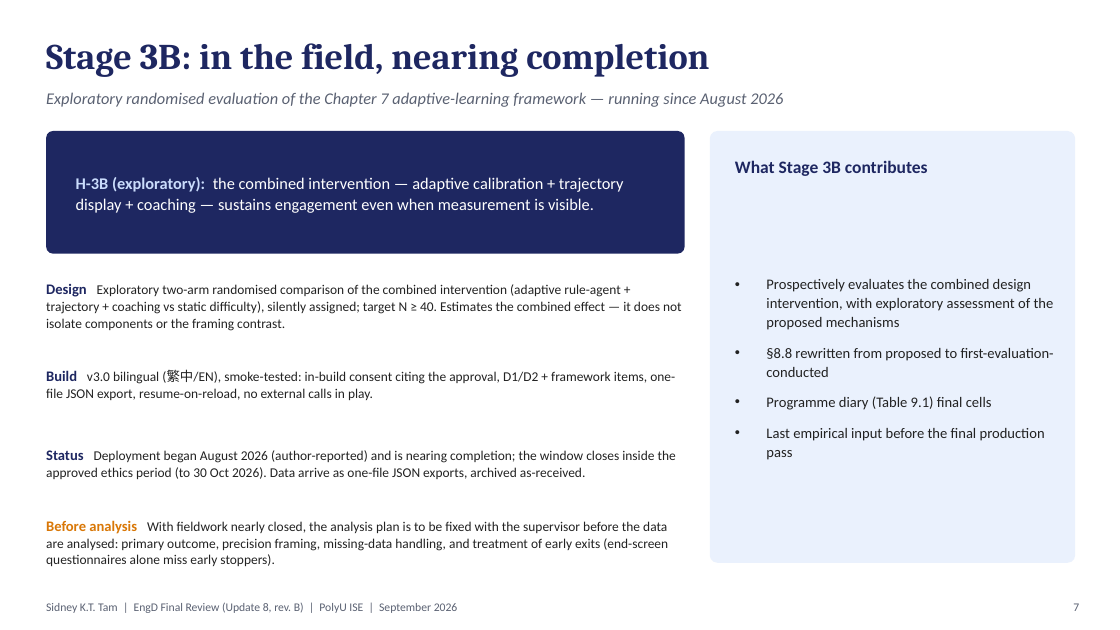
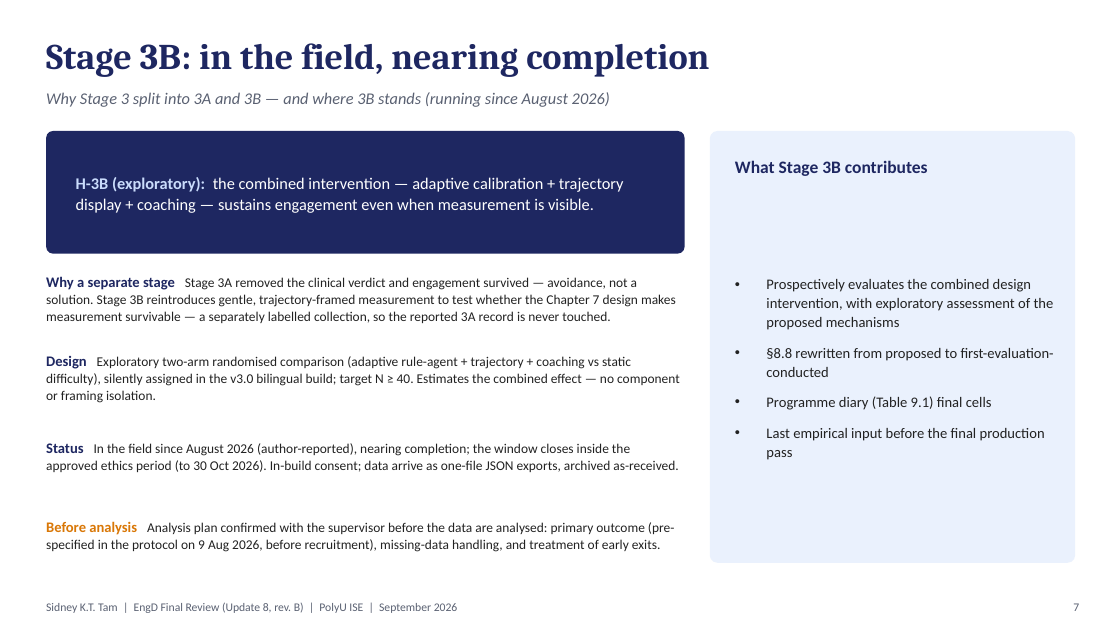
Before and after one commit to leicatam/gamification, a slide deck: slide 7 of docs/presentations/EngD_Update_8_Final_Review_September2026_revB.pptx. Drawn at 1120x630 pixels with LibreOffice and Linux fonts; fonts in the diff are those of the drawing. Boxes give left, top, right and bottom in pixels: in the first picture for what was removed or moved away, otherwise in the second. Text is boxed around its words. In the diff, an @@ line names an element or a change of style, - is before the commit and + after.

```diff
--- a/docs/presentations/EngD_Update_8_Final_Review_September2026_revB.pptx
+++ b/docs/presentations/EngD_Update_8_Final_Review_September2026_revB.pptx
@@ text at <box>46,92,610,107</box>: text changed @@
-Exploratory randomised evaluation of the Chapter 7 adaptive-learning framework — running since August 2026
+Why Stage 3 split into 3A and 3B — and where 3B stands (running since August 2026)
@@ text at <box>46,276,676,323</box>: text changed @@
-Design Exploratory two-arm randomised comparison of the combined intervention (adaptive rule-agent + trajectory + coaching vs static difficulty), silently assigned; target N ≥ 40. Estimates the combined effect — it does not isolate components or the framing contrast.
+Why a separate stage Stage 3A removed the clinical verdict and engagement survived — avoidance, not a solution. Stage 3B reintroduces gentle, trajectory-framed measurement to test whether the Chapter 7 design makes measurement survivable — a separately labelled collection, so the reported 3A record is never touched.
@@ text at <box>46,356,680,403</box>: text changed @@
-Build v3.0 bilingual (繁中/EN), smoke-tested: in-build consent citing the approval, D1/D2 + framework items, one-file JSON export, resume-on-reload, no external calls in play.
+Design Exploratory two-arm randomised comparison (adaptive rule-agent + trajectory + coaching vs static difficulty), silently assigned in the v3.0 bilingual build; target N ≥ 40. Estimates the combined effect — no component or framing isolation.
@@ text at <box>46,443,678,472</box>: text changed @@
-Status Deployment began August 2026 (author-reported) and is nearing completion; the window closes inside the approved ethics period (to 30 Oct 2026). Data arrive as one-file JSON exports, archived as-received.
+Status In the field since August 2026 (author-reported), nearing completion; the window closes inside the approved ethics period (to 30 Oct 2026). In-build consent; data arrive as one-file JSON exports, archived as-received.
@@ text at <box>46,521,674,552</box>: text changed @@
-Before analysis With fieldwork nearly closed, the analysis plan is to be fixed with the supervisor before the data are analysed: primary outcome, precision framing, missing-data handling, and treatment of early exits (end-screen questionnaires alone miss early stoppers).
+Before analysis Analysis plan confirmed with the supervisor before the data are analysed: primary outcome (pre-specified in the protocol on 9 Aug 2026, before recruitment), missing-data handling, and treatment of early exits.
```
Also in this commit, not shown: 1 other slide changed.
